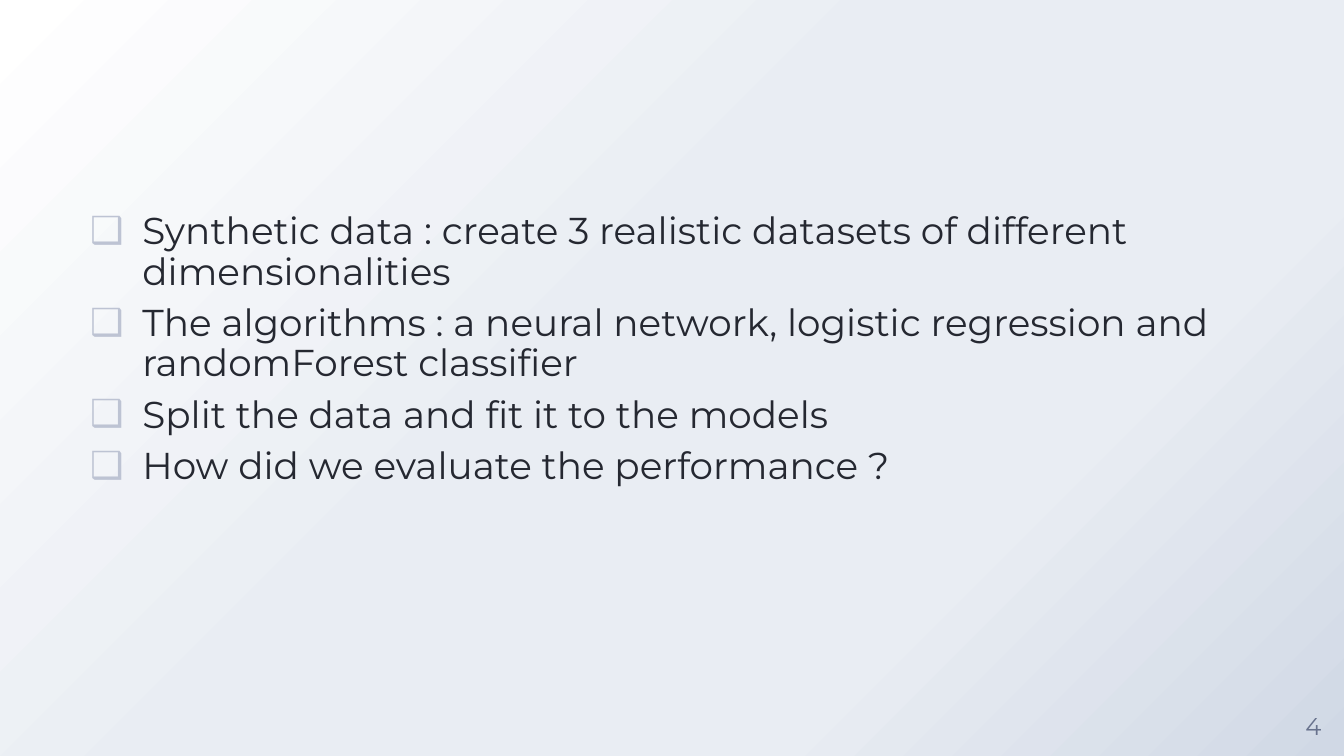
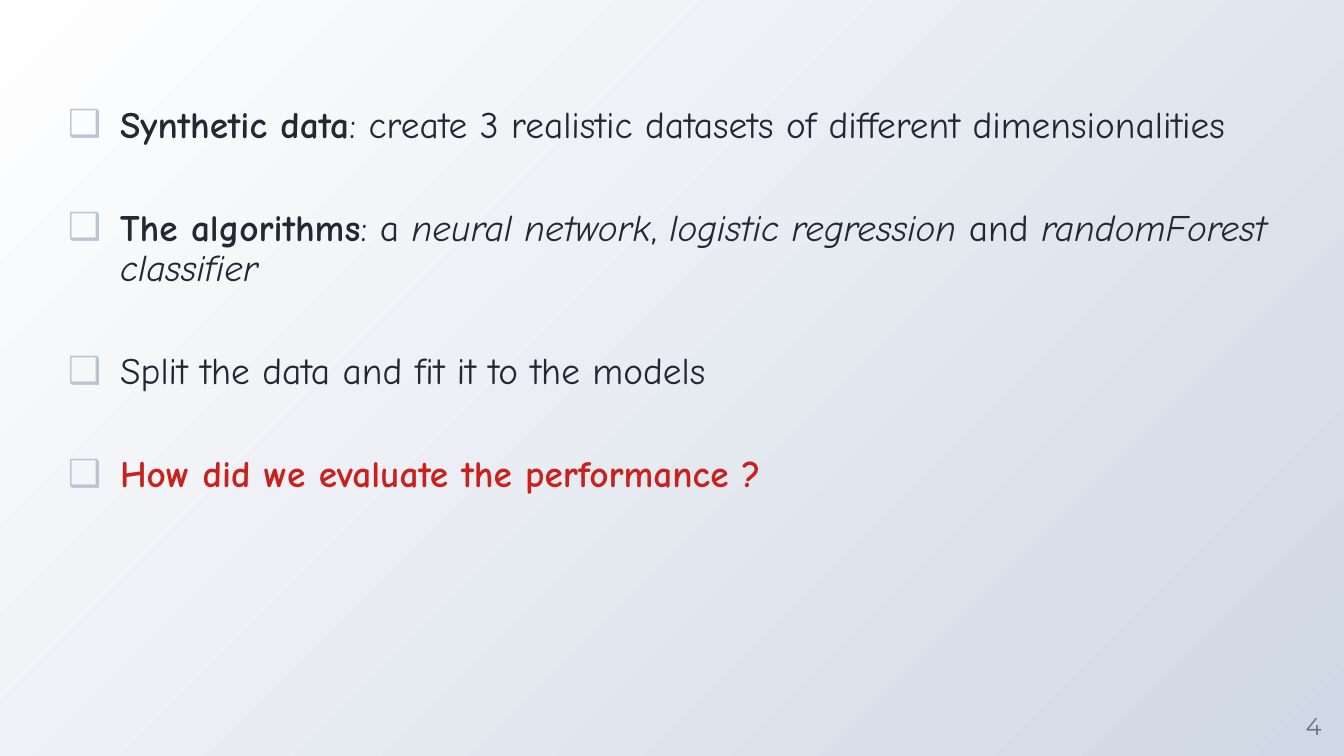
Before and after one commit to whalit/SFML-Project, a slide deck: slide 4 of PPT presentation.pptx. Drawn at 1344x756 pixels with LibreOffice and Linux fonts; fonts in the diff are those of the drawing; background and template pictures are left out. Boxes give left, top, right and bottom in pixels: in the first picture for what was removed or moved away, otherwise in the second. Text is boxed around its words. In the diff, an @@ line names an element or a change of style, - is before the commit and + after.

```diff
--- a/PPT presentation.pptx
+++ b/PPT presentation.pptx
@@ background gradient #FFFFFF to #E9EDF3 to #D0D8E5 to gradient #D0D8E5 to #FFFFFF @@
@@ text "Synthetic data: create 3 realistic ...": place and size @@
-text "Synthetic data: create 3 realistic ..." at (142,216,1209,487)
+text "Synthetic data: create 3 realistic ..." at (120,112,1266,494)
@@ text at (120,112,1266,282): text changed; font Montserrat to Comic Neue @@
-❑ Synthetic data : create 3 realistic datasets of different dimensionalities
-❑ The algorithms : a neural network, logistic regression and randomForest classifier
+❑ Synthetic data: create 3 realistic datasets of different dimensionalities
+❑ The algorithms: a neural network, logistic regression and randomForest classifier
@@ text at (120,358,728,494): font Montserrat to Comic Neue in "Split the data and fit it to ...", "How did we evaluate the performance ?"; text colour #252831 to #C9211E, bold on in "How did we evaluate the performance ?" @@
```
Also in this commit, not shown: 21 other slides changed.
